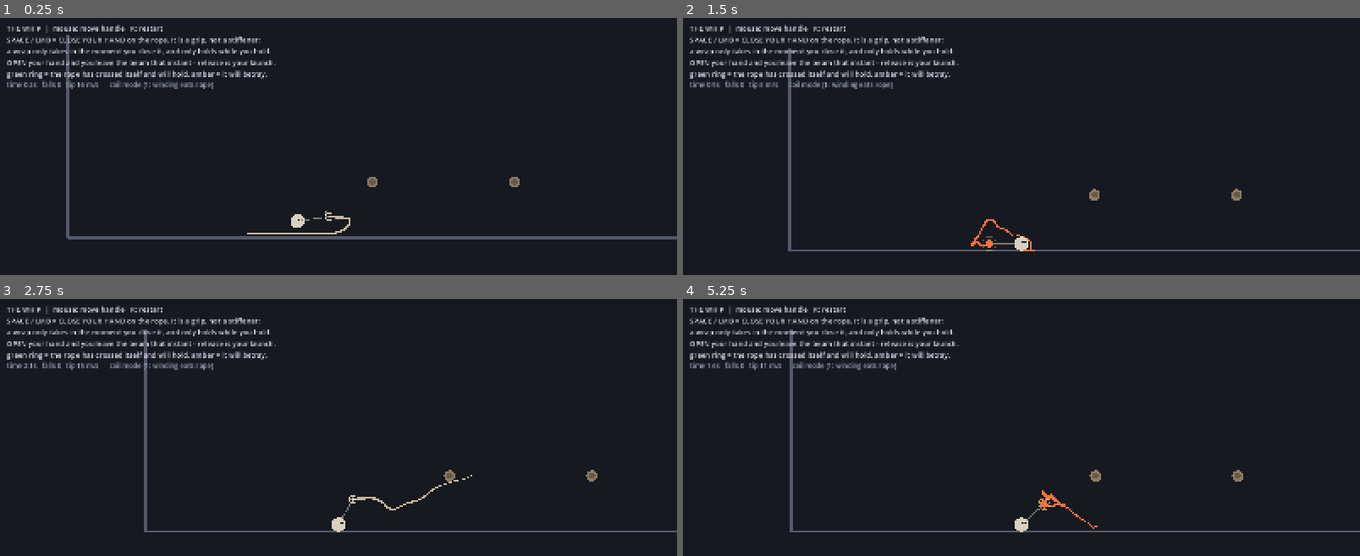
Above: before the commit, frames 1-4 (two rows, left to right).
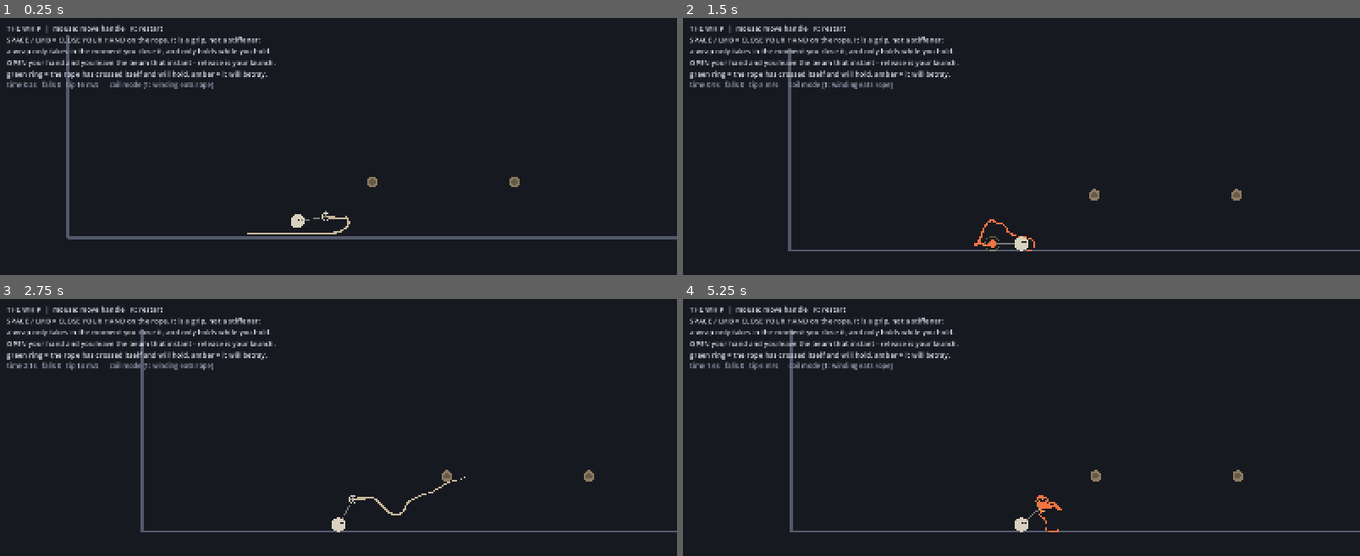
Above: after the commit, the same moments.

Repository: MrPopo32/Whip
Game: Godot game, scene res://main.tscn
Two runs of this game, one before a commit and one after it. Both use one fixed random seed, a clock stepped at 60 frames per second and the inputs below.
Inputs (mouse positions are in pixels of both pictures, inside the frame that each line leads up to):
- Up to frame 1 (0.25 s): no input
- Up to frame 2 (1.5 s): tap Enter at 0.5 s; move the mouse to (1170, 190) at 0.52 s; tap R at 0.6 s; click (1170, 190) at 0.67 s; tap Space at 0.77 s; drag from (886, 226) to (outside the picture) at 1.27 s
- Up to frame 3 (2.75 s): move the mouse to (406, 404) at 2.02 s; tap 1 at 2.1 s; click (406, 404) at 2.17 s
- Up to frame 4 (5.25 s): drag from (outside the picture) to (818, 432) at 2.77 s; move the mouse to (1224, 545) at 3.52 s; tap R at 3.6 s; click (1224, 545) at 3.67 s; tap Space at 3.77 s; drag from (818, 432) to (919, 394) at 4.27 s; move the mouse to (1055, 489) at 5.02 s; tap 1 at 5.1 s; click (1055, 489) at 5.17 s

The runs differ from the first frame. In frame 1, less than 0.1% of the frame differs, in the area x 47-52%, y 75-84%; in frame 2, 0.2%; in frame 3, 1.1%, in the area x 12-89%, y 11-91%; in frame 4, 0.4%.

Commit message:
Back-to-back level: the door trick, four times
The governing fact, measured: a beam cannot be both catchable from a
standstill (needs <= ~2.4 m over the floor you throw from) and launchable
(you hang tether + arm + body under it, so it needs > ~3.2 m of air below).
Those only contradict each other while both refer to the SAME floor - the
contradiction is a property of flat ground, not of beams. A step dissolves it,
because the beam then has two heights.

So the level is that step repeated: a flat tier, a lip, a beam hung 1.4 m past
the lip, a 3 m drop, the next tier. Four times. Each door beam is 2.2 m over
the tier you throw from and 5.2 m over the tier you swing in, and every beam
in the level is now exactly one of three roles - school, door, or fast -
verified arithmetically by tests/level_shape.gd.

Every drop faces downhill along the route, so the lash gait can always shuffle
forward to the next door beam. The clumsy ground crawl stays exactly as it was:
it is the fallback when a line goes wrong, and it never has to climb anything.

Also: arm_max 1.30 -> 1.15, so the arm no longer hangs further than it can
reach. Measured honestly, this buys almost nothing on its own (a 2.2 m beam is
unlaunchable at any arm length, because a standstill catch already hands you a
1.77 m tether and 1.77 + 0.28 nearly fills the height before the arm counts).
It is taken for consistency, not as a fix - terrain is the lever.

Deleted the beam at (10.4,-4.5), which the route bot proved unreachable from
anywhere: 0 catches in 108 leap attempts, closest tip approach 6.28 m.

Diff:
--- a/main.gd
+++ b/main.gd
@@ -26,7 +26,10 @@
 const GRAV := Vector2(0.0, 10.0)  # y-down
 
 const REACH := 1.15               # m, cursor clamp radius around body
-const ARM_MAX := 1.30             # m, one-sided body<->handle tether
+var arm_max := 1.15                   # m, one-sided body<->handle tether.
+                                      # NOTE this is longer than REACH (1.15):
+                                      # the arm hangs further than it reaches,
+                                      # which deepens every hang by 0.15 m.
 const SPRING_K := 340.0           # handle spring toward cursor target
 const SPRING_C := 17.0            # handle spring damping (vs body-relative vel)
 const F_MAX := 320.0              # arm force cap ("panic saturates")
@@ -322,92 +325,66 @@
 	# sits inside that envelope. Gaps are V-floored so a fall costs ground
 	# and time but never the run: the lash gait crawls out either side
 	# (measured ~0.37 m/s in tests/ground_probe.gd).
-	# LEVEL CONTRACT (all three numbers measured, not assumed):
-	#  - one stroke from standing throws the tip ~3.1 m up
-	#    (tests/ground_throw.gd), and BEAM HEIGHT - not taper - is what makes
-	#    a catch earned: tests/lock_rate.gd fires a grid of blind strokes and
-	#    measures, once winding is counted honestly, 50% of blind strokes
-	#    locking at a 2.0 m beam, 17% at 2.2 m and 0% at 2.4 m. Beams sit
-	#    2.2 m over their floor: half of blind strokes CATCH there but only
-	#    one in six LOCKS, so most contacts betray you - which is the texture
-	#    the whole wrap model exists to produce;
-	#  - the lash gait crawls flat ground at ~0.4 m/s but CANNOT climb even a
-	#    20 degree slope (tests/ground_probe.gd, tests/escape_probe.gd) - so
-	#    recovery can never depend on walking out of anywhere;
-	#  - therefore every surface a body can come to rest on has a beam within
-	#    throw range, and the traverse is two flat tiers joined by a drop.
-	# Falling costs the height and the momentum you spent earning, never the
-	# run: the lower tier is always completable beam by beam from the floor.
+	# LEVEL CONTRACT - measured, not assumed.
+	#
+	# THE GOVERNING FACT: a beam cannot be both catchable from a standstill
+	# (needs <= ~2.4 m above the floor you THROW from) and launchable (you
+	# hang tether + arm + body below it, so it needs > ~3.2 m of air under
+	# the arc). Those contradict each other only while both refer to the SAME
+	# floor - the contradiction is a property of flat ground, not of beams.
+	# A step dissolves it, because the beam then has TWO heights.
+	#
+	# So the level is that step, repeated: a flat tier, a lip, a beam hung
+	# 1.4 m PAST the lip, then a 3 m drop to the next tier. Each such beam is
+	# 2.2 m over the tier you throw from and 5.2 m over the one you swing in.
+	# Catch it standing on the tier and holding it hauls you off the edge -
+	# the tether is fixed at handle-to-wrap and your handle is out ahead of
+	# you, so the rope comes up shorter than you stand.
+	#
+	# Every drop faces DOWNHILL along the route, so the lash gait (which
+	# crawls flat ground at ~0.44 m/s and cannot climb even a 20 degree
+	# slope) can always shuffle forward to the next door beam. Falling costs
+	# ground and time; it never costs the run.
 	var pts: Array[Vector2] = [
-		Vector2(-14, 0), Vector2(20, 0),        # upper tier
-		Vector2(20, 3.0),                       # the drop
-		Vector2(62, 3.0),                       # lower tier
-		Vector2(62, -4.0),                      # seal the far end
+		Vector2(-14, 0), Vector2(20, 0),        # home tier: the school
+		Vector2(20, 3.0), Vector2(30, 3.0),     # tier 1
+		Vector2(30, 6.0), Vector2(40, 6.0),     # tier 2
+		Vector2(40, 9.0), Vector2(48, 9.0),     # tier 3 (short, so the last
+		Vector2(48, 12.0), Vector2(62, 12.0),   # fast beam clears its lip)
+		                                        # tier 4, the run out
+		Vector2(62, 5.0),                       # seal the far end
 	]
 	for i in range(pts.size() - 1):
 		t_a.append(pts[i])
 		t_b.append(pts[i + 1])
-	# left wall: wound bottom-to-top so its outward normal points INTO the
-	# level (+x), consistently with every other segment
+	# left wall, wound bottom-to-top so its outward normal points into the level
 	t_a.append(Vector2(-14, -8)); t_b.append(Vector2(-14, 0))
 	t_n.clear()
 	for i in t_a.size():
 		t_n.append(Vector2((t_b[i] - t_a[i]).y, -(t_b[i] - t_a[i]).x).normalized())
 
-	# Beams come in two kinds, and the split is structural rather than
-	# decorative. A hanging body rides ~1.3 m below the hand, so a beam only
-	# 2.2 m over its floor CANNOT carry a tether longer than ~1.9 m - the arc
-	# would go underground. RECOVERY beams (2.2 m) are therefore incapable of
-	# being the fast line no matter how well you throw at them: they exist so
-	# that no fall is ever terminal, and crawling the spine is roughly 8x
-	# slower than flying. FAST beams (4.5 m over the floor) are out of reach
-	# from the ground entirely - you can only catch one from the apex of a
-	# swing - and they are the only place a long tether has room to swing.
-	# The reward for a long catch needs no score: it IS the tether. A far
-	# catch is literally a bigger circle to swing on, and it is fixed for
-	# that catch. Fast beams sit ~7.8 m apart, further than a short catch's
-	# arc chord can bridge, so a lazy close catch leaves you short.
+	# Beams. DOOR beams sit 1.4 m past each lip: 2.2 m over the tier you
+	# throw from, 5.2 m over the tier you swing in - the only kind you can
+	# both catch cold and launch from. FAST beams sit 4.5 m over the tier
+	# beneath them, out of reach from the ground, catchable only from the
+	# apex of a swing, spaced 7.8 m - both numbers verified by the route bot
+	# (4/4 legs at 6.8 and 7.8 m, 3/4 at 8.6, 0/4 at 10.5; 4/4 at 4.5 m of
+	# height, 2/4 at 4.0, 0/4 at 3.0).
 	var anchors := [
-		# UPPER TIER (floor y=0). Radius now means RANGE, not difficulty: a
-		# thin beam costs less chain to wrap, so it is the only kind you can
-		# still lock from far away.
-		[-2.0, -2.2, 0.22],   # school: throw, wrap, grip, hang
-		[ 3.6, -2.2, 0.22],   # school: pump, release, chain a second catch
-		[10.4, -4.5, 0.10],   # FAST - the first beam your feet cannot reach
-		[15.6, -2.2, 0.20],   # recovery, and the run-up to the lip
-		[21.4, -2.2, 0.11],   # THE DOOR onto the fast line. Hung 1.4 m PAST
-		                      # the lip at x=20, so it has TWO heights: 2.2 m
-		                      # over the tier you THROW from and 5.2 m over
-		                      # the one you SWING in. Nothing else in the
-		                      # level has two, and that is the whole trick -
-		                      # a beam cannot be both catchable from a
-		                      # standstill (needs <= ~2.4 m) and launchable
-		                      # (needs > tether + 1.58 m) above the SAME
-		                      # floor. The contradiction is a property of
-		                      # flat ground, not of beams; a step dissolves
-		                      # it. The 3 m drop was already here - the beam
-		                      # was just parked 0.4 m on the wrong side.
-		                      # Technique: stand in the last metre before the
-		                      # drop and throw out over the void. The tether
-		                      # is fixed at handle-to-wrap, and your handle is
-		                      # out ahead of you, so the rope comes up shorter
-		                      # than you stand and holding it hauls you off
-		                      # the edge - arriving as an 80 degree swing
-		                      # rather than a yank, with no pump at all.
-		# LOWER TIER (floor y=3.0): a slow recovery spine at 2.2 m, and the
-		# fast line at 4.5 m - which is the minimum height a 4 m tether can
-		# swing under without the arc going underground.
-		[24.2,  0.8, 0.18],   # recovery - kept clear of the cliff face at x=20,
-		                      # where the trailing whip drapes onto the upper
-		                      # tier and spoils the stroke
-		[27.2, -1.5, 0.10],   # FAST - the first true hanging arc
-		[31.1,  0.8, 0.20],   # recovery
-		[35.0, -1.5, 0.10],   # FAST
-		[38.9,  0.8, 0.20],   # recovery
-		[42.8, -1.5, 0.10],   # FAST
-		[46.7,  0.8, 0.20],   # recovery
-		[50.6, -1.5, 0.10],   # FAST
-		[54.6,  0.8, 0.20],   # recovery, the last before the flag
+		# THE SCHOOL, on the home tier (floor y=0)
+		[-2.0, -2.2, 0.22],   # throw, wrap, grip, hang
+		[ 3.6, -2.2, 0.22],   # pump, release, chain a second catch
+		[15.6, -2.2, 0.20],   # the run-up to the first lip
+		# THE DOORS - one per lip, each 1.4 m past it
+		[21.4, -2.2, 0.11],   # onto tier 1
+		[31.4,  0.8, 0.11],   # onto tier 2
+		[41.4,  3.8, 0.11],   # onto tier 3
+		[49.4,  6.8, 0.11],   # onto tier 4
+		# THE FAST LINE - 4.5 m over the tier below, 7.8 m apart
+		[27.2, -1.5, 0.10],
+		[35.0,  1.5, 0.10],
+		[42.8,  4.5, 0.10],
+		[50.6,  7.5, 0.10],
 	]
 	for a: Array in anchors:
 		a_pos.append(Vector2(a[0], a[1]))
@@ -577,10 +554,10 @@
 func _solve_arm() -> void:
 	var d := pos[0] - body_pos
 	var l := d.length()
-	if l > ARM_MAX and l > 0.0001:
+	if l > arm_max and l > 0.0001:
 		var w0 := inv_m[0]
 		var wb := 1.0 / BODY_M
-		var corr := d * ((l - ARM_MAX) / l / (w0 + wb))
+		var corr := d * ((l - arm_max) / l / (w0 + wb))
 		pos[0] -= corr * w0
 		body_pos += corr * wb
 
@@ -1091,7 +1068,7 @@
 	for s in t_a.size():
 		draw_line(t_a[s] * PPM, t_b[s] * PPM, Color(0.32, 0.35, 0.42), 6.0)
 	# goal flag
-	var gp := Vector2(goal_x + 1.5, 3.0) * PPM
+	var gp := Vector2(goal_x + 1.5, 12.0) * PPM
 	draw_line(gp, gp + Vector2(0, -2.2) * PPM, Color(0.5, 0.5, 0.55), 3.0)
 	draw_colored_polygon(PackedVector2Array([
 		gp + Vector2(0, -2.2) * PPM,
--- /dev/null
+++ b/tests/arm_sweep.gd
@@ -0,0 +1,79 @@
+extends SceneTree
+## What does a shorter arm buy? You hang tether + arm + body below the beam,
+## so the arm sets how much air a swing needs. Sweeps arm length against beam
+## height and reports whether a swing can actually develop, or whether the
+## ground cuts the arc off and you just stand there.
+
+func _rig(arm: float, beam_h: float, tether_target: float) -> Node2D:
+	var m: Node2D = load("res://main.gd").new()
+	m.external_drive = true
+	m.arm_max = arm
+	m.setup_sim()
+	m.t_a.clear(); m.t_b.clear(); m.t_n.clear()
+	m.t_a.append(Vector2(-60, 0)); m.t_b.append(Vector2(60, 0))   # flat floor
+	m.t_n.append(Vector2(0, -1))
+	for k in range(1, m.a_pos.size()):
+		m.a_pos[k] = Vector2(0.0, 900.0)
+	m.a_pos[0] = Vector2(0.0, -beam_h); m.a_r[0] = 0.16
+	# hang the body from a wrap with roughly the requested tether
+	var c: Vector2 = m.a_pos[0]
+	var rr: float = m.a_r[0] + 0.04
+	var turns := 1.5
+	var rise: float = tether_target - rr
+	var wl: float = turns * TAU * rr
+	for i in m.pos.size():
+		var s: float = m.cum_len[i]
+		var p: Vector2
+		if s < rise:
+			p = c + Vector2(0.0, tether_target - s)
+		elif s < rise + wl:
+			var a: float = PI / 2.0 + (s - rise) / rr
+			p = c + Vector2(cos(a), sin(a)) * rr
+		else:
+			var a2: float = PI / 2.0 + turns * TAU
+			var e: Vector2 = c + Vector2(cos(a2), sin(a2)) * rr
+			p = e + Vector2(0.3 if cos(a2) >= 0.0 else -0.3, s - rise - wl)
+		m.pos[i] = p; m.prv[i] = p
+	m.body_pos = c + Vector2(0.0, tether_target + 0.6)
+	m.body_prv = m.body_pos
+	return m
+
+func _run(arm: float, beam_h: float, tether: float) -> Array:
+	var m := _rig(arm, beam_h, tether)
+	for t in 60:
+		m.step_tick(m.body_pos, true)
+	if m.a_freelen[0] < 0.0:
+		m.free(); return [-1.0, 0.0, 0.0]
+	var c: Vector2 = m.a_pos[0]
+	var flen: float = m.a_freelen[0]
+	# resonant pump: drive the hand across the swing at the pendulum period
+	var period: float = TAU * sqrt(maxf(flen + arm, 0.3) / 10.0)
+	var peak := 0.0
+	var grounded_ticks := 0
+	for t in 1200:
+		var ph: float = float(t) / 60.0 / period * TAU
+		var tgt: Vector2 = m.body_pos + Vector2(cos(ph), -0.55).normalized() * m.REACH
+		m.step_tick(tgt, true)
+		var d: Vector2 = m.body_pos - c
+		peak = maxf(peak, rad_to_deg(absf(atan2(d.x, d.y))))
+		if m.grounded:
+			grounded_ticks += 1
+	var hang: float = m.body_pos.y - c.y
+	m.free()
+	return [flen, peak, float(grounded_ticks) / 1200.0, hang]
+
+func _initialize() -> void:
+	print("hang depth = tether + arm + body(0.28). If that exceeds the beam")
+	print("height, the floor cuts the arc off and no swing can develop.")
+	print("")
+	print("beam h  arm    tether  peak swing  ground%  launchable?")
+	for beam_h in [2.2, 2.8, 3.2]:
+		for arm in [1.30, 1.15, 1.00, 0.85]:
+			var r := _run(arm, beam_h, 1.6)
+			if r[0] < 0.0:
+				print("%4.1f   %.2f    (wrap did not hold)" % [beam_h, arm]); continue
+			var ok: String = "YES" if r[1] > 45.0 else "no"
+			print("%4.1f   %.2f   %5.2f    %6.1f deg   %4.0f%%     %s"
+				% [beam_h, arm, r[0], r[1], r[2] * 100.0, ok])
+		print("")
+	quit(0)
--- /dev/null
+++ b/tests/level_shape.gd
@@ -0,0 +1,54 @@
+extends SceneTree
+## Arithmetic self-check on the terraced level: every beam must be catchable
+## from the tier you throw from (<= ~2.4 m) and, if it is a door, launchable
+## over the tier below (> ~3.2 m of air). Catches design mistakes before a
+## human wastes a session on them.
+
+func _floor_at(m: Node2D, x: float) -> float:
+	var best := 99.0
+	for s in m.t_a.size():
+		var A: Vector2 = m.t_a[s]
+		var B: Vector2 = m.t_b[s]
+		if absf(B.x - A.x) < 0.01:
+			continue
+		if x < minf(A.x, B.x) - 0.001 or x > maxf(A.x, B.x) + 0.001:
+			continue
+		var t := (x - A.x) / (B.x - A.x)
+		best = minf(best, A.y + (B.y - A.y) * t)
+	return best
+
+func _initialize() -> void:
+	var m: Node2D = load("res://main.gd").new()
+	m.external_drive = true
+	m.setup_sim()
+	print("beam        floor just BEFORE   height   floor just AFTER   air below   role")
+	for k in m.a_pos.size():
+		var p: Vector2 = m.a_pos[k]
+		var fb := _floor_at(m, p.x - 2.0)
+		var fa := _floor_at(m, p.x + 2.0)
+		var h_throw: float = fb - p.y
+		var air: float = fa - p.y
+		var role := "?"
+		if h_throw <= 2.45 and air > 3.2:
+			role = "DOOR  (catch cold + launch)"
+		elif h_throw <= 2.45:
+			role = "school (catch cold only)"
+		elif h_throw > 3.5:
+			role = "FAST  (swing-only)"
+		else:
+			role = "*** NEITHER - unusable ***"
+		print("(%5.1f,%5.1f)     %5.1f          %5.2f      %5.1f          %5.2f    %s"
+			% [p.x, p.y, fb, h_throw, fa, air, role])
+	print("")
+	print("goal_x = %.1f, floor there = %.1f" % [m.goal_x, _floor_at(m, m.goal_x)])
+	# every tier must let you crawl FORWARD to its door without climbing
+	print("")
+	print("terrain, left to right (a climb in the travel direction would strand you):")
+	for s in m.t_a.size():
+		var A: Vector2 = m.t_a[s]
+		var B: Vector2 = m.t_b[s]
+		if absf(B.x - A.x) < 0.01:
+			var dir := "DOWN (fall, fine)" if B.y > A.y else "UP (climb - check)"
+			print("  x=%5.1f  vertical %5.1f -> %5.1f   %s" % [A.x, A.y, B.y, dir])
+	m.free()
+	quit(0)
